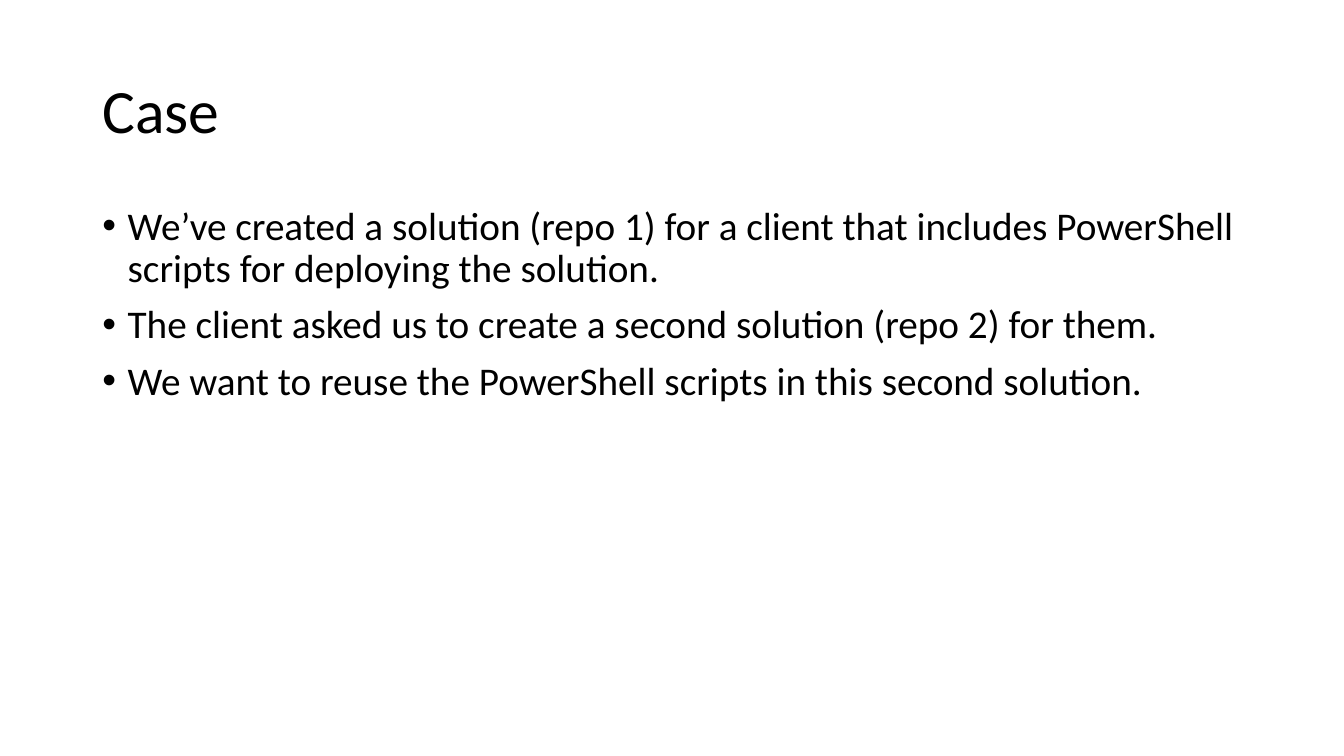
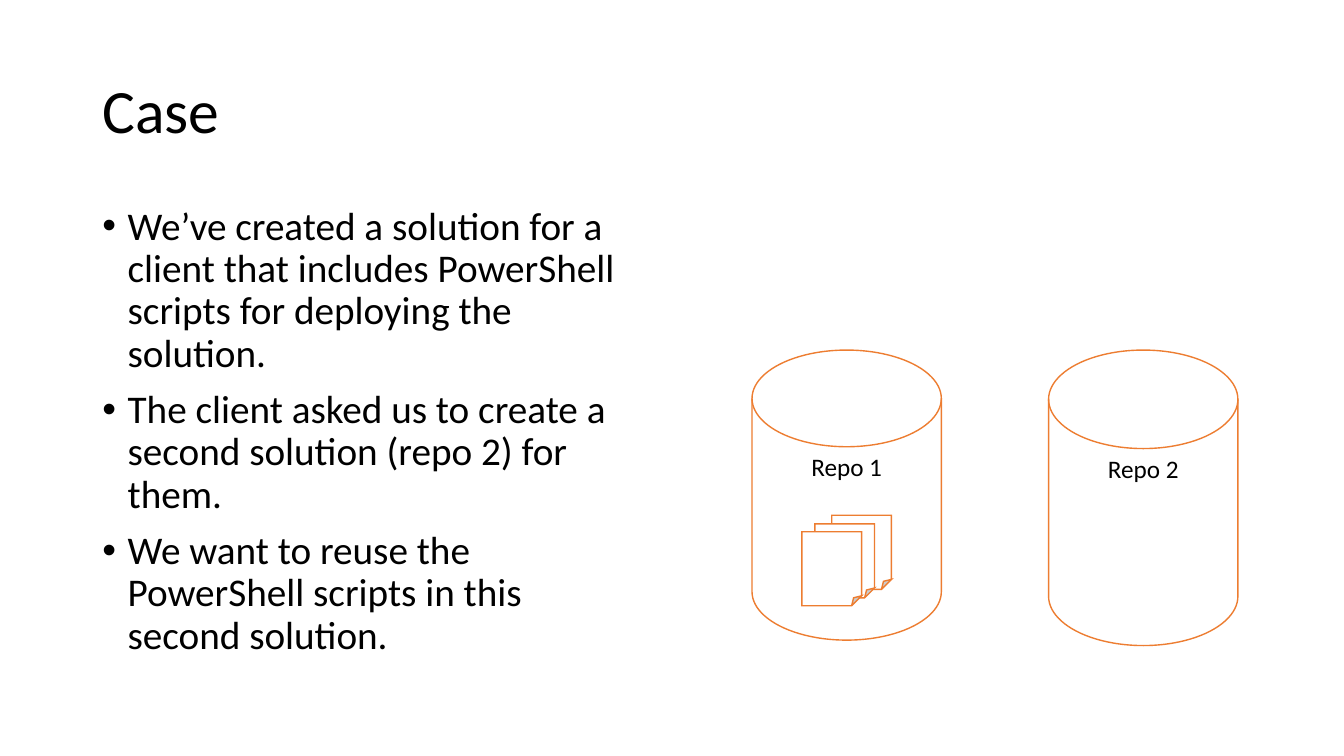
Before and after one commit to LowerKees/pwsh-modules, a slide deck: slide 3 of creating-powershell-modules.pptx. Drawn at 1344x756 pixels with LibreOffice and Linux fonts; fonts in the diff are those of the drawing. Boxes give left, top, right and bottom in pixels: in the first picture for what was removed or moved away, otherwise in the second. Text is boxed around its words. In the diff, an @@ line names an element or a change of style, - is before the commit and + after.

```diff
--- a/creating-powershell-modules.pptx
+++ b/creating-powershell-modules.pptx
@@ text at [128, 212, 615, 368]: text changed @@
-• We’ve created a solution (repo 1) for a client that includes PowerShell scripts for deploying the solution.
+• We’ve created a solution for a client that includes PowerShell scripts for deploying the solution.
@@ cylinder added at [752, 350, 942, 640], outline #ED7D31 1 pt, 18 pt, text #000000 @@
+Repo 1
@@ cylinder added at [1049, 350, 1238, 645], outline #ED7D31 1 pt, 18 pt, text #000000 @@
+Repo 2
@@ folded corner added at [803, 532, 862, 606], fill #FFFFFF, outline #ED7D31 1 pt @@
@@ folded corner added at [815, 524, 874, 598], fill #FFFFFF, outline #ED7D31 1 pt @@
@@ folded corner added at [832, 515, 891, 589], fill #FFFFFF, outline #ED7D31 1 pt @@
```
Also in this commit, not shown: 1 other slide changed.
